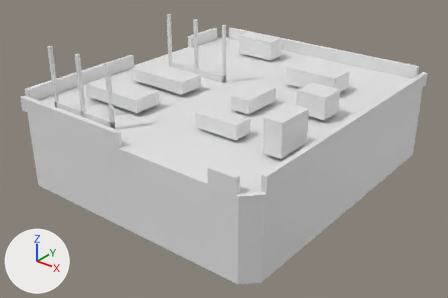
The OBJ model cloudbreak-array-r4/assets/tower-a-1-col.obj as it was, and as the next commit left it.
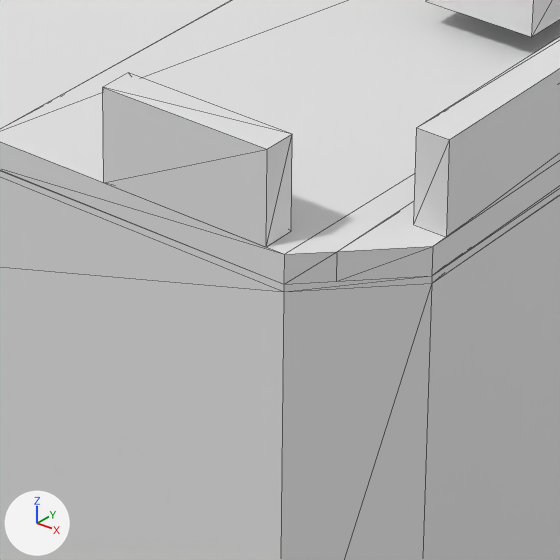
The first picture shows the older version from a camera (50 mm lens) standing at (13.79, -17.78, 8.51) and looking at (0.24, -0.84, -1.99). The close-ups show the older and then the newer version on the part from 42% to 64% of the width and 51% to 84% of the height of that picture. Only the edits that show in the close-ups are written down. Every picture has the same lights, and +X, +Y and +Z are marked at lower left. The close-ups show mesh edges as thin lines. Where no turn or scale is listed for an object, it has been applied to the vertices.

Names of what the first close-up shows: 'Part000', 'Part001', 'Part005', 'Part006', 'Part008', 'Part009', 'Part014', 'Part030'.
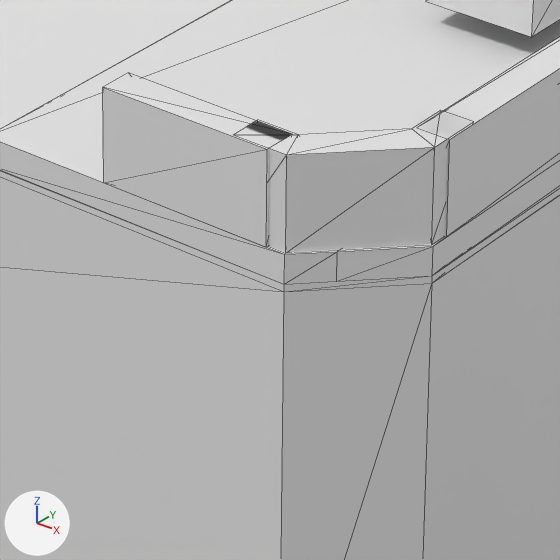
The change, as a diff of the scene's bpy script:
```diff
--- a/cloudbreak-array-r4/assets/tower-a-1-col.obj.py
+++ b/cloudbreak-array-r4/assets/tower-a-1-col.obj.py
@@ me_part039 @@
+me_part039.from_pydata([(5.437, -5.6, 0.0), (5.437, -5.285, 0.0), (5.249, -5.285, 0.0), (5.249, -5.522, 0.0), (5.437, -5.6, 0.52), (5.437, -5.285, 0.52), (5.249, -5.285, 0.52), (5.249, -5.522, 0.52)], [], [(2, 1, 0), (5, 6, 4), (3, 2, 0), (6, 7, 4), (5, 4, 0), (1, 5, 0), (6, 5, 1), (2, 6, 1), (7, 6, 2), (3, 7, 2), (4, 7, 3), (0, 4, 3)])
@@ me_part038 @@
+me_part038.from_pydata([(4.95, -6.087, 0.0), (5.437, -5.6, 0.0), (5.249, -5.522, 0.0), (4.872, -5.899, 0.0), (4.95, -6.087, 0.52), (5.437, -5.6, 0.52), (5.249, -5.522, 0.52), (4.872, -5.899, 0.52)], [], [(2, 1, 0), (5, 6, 4), (3, 2, 0), (6, 7, 4), (5, 4, 0), (1, 5, 0), (6, 5, 1), (2, 6, 1), (7, 6, 2), (3, 7, 2), (4, 7, 3), (0, 4, 3)])
@@ me_part037 @@
+me_part037.from_pydata([(4.635, -6.087, 0.0), (4.95, -6.087, 0.0), (4.872, -5.899, 0.0), (4.635, -5.899, 0.0), (4.635, -6.087, 0.52), (4.95, -6.087, 0.52), (4.872, -5.899, 0.52), (4.635, -5.899, 0.52)], [], [(2, 1, 0), (5, 6, 4), (3, 2, 0), (6, 7, 4), (5, 4, 0), (1, 5, 0), (6, 5, 1), (2, 6, 1), (7, 6, 2), (3, 7, 2), (4, 7, 3), (0, 4, 3)])
@@ ob_part039 @@
+ob_part039 = bpy.data.objects.new('Part039', me_part039)
+ob_part039.location = (0.0, 0.0, 0.0)
@@ ob_part038 @@
+ob_part038 = bpy.data.objects.new('Part038', me_part038)
+ob_part038.location = (0.0, 0.0, 0.0)
@@ ob_part037 @@
+ob_part037 = bpy.data.objects.new('Part037', me_part037)
+ob_part037.location = (0.0, 0.0, 0.0)
```

What differs and where, as boxes (x1, y1, x2, y2) in the close-ups (560 x 560 px):
'Part038', added: after (286, 129, 435, 253)
'Part037', added: after (234, 120, 298, 253)
'Part039', added: after (412, 110, 473, 244)
